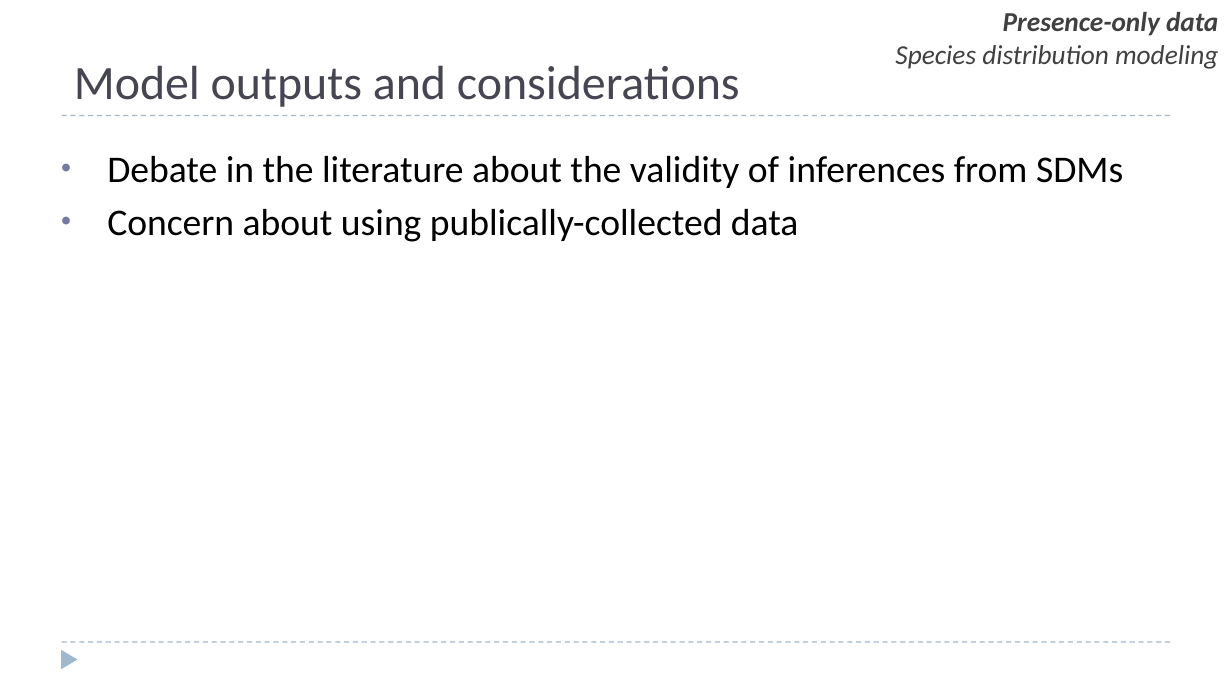
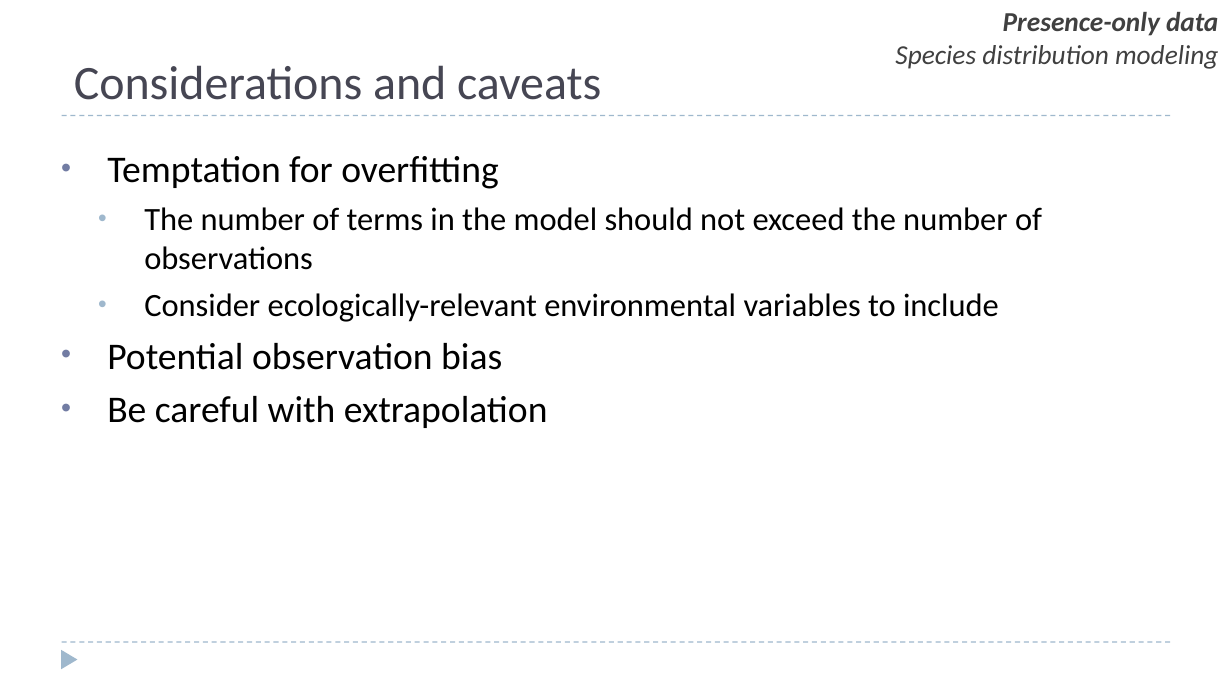
Before and after one commit to ssa200/ssa200.github.io, a slide deck: slide 8 of static/lectures/03_occ-data.pptx (slide 9 before the commit). Drawn at 1232x693 pixels with LibreOffice and Linux fonts; fonts in the diff are those of the drawing; background and template pictures are left out. Boxes give left, top, right and bottom in pixels: in the first picture for what was removed or moved away, otherwise in the second. Text is boxed around its words. In the diff, an @@ line names an element or a change of style, - is before the commit and + after.

```diff
--- a/static/lectures/03_occ-data.pptx
+++ b/static/lectures/03_occ-data.pptx
@@ title at (74, 65, 601, 100): text changed @@
-Model outputs and considerations
+Considerations and caveats
@@ text at (107, 156, 1042, 428): text changed; size 22 to 19 pt @@
-• Debate in the literature about the validity of inferences from SDMs
-• Concern about using publically-collected data
+• Temptation for overfitting
+  • The number of terms in the model should not exceed the number of observations
+  • Consider ecologically-relevant environmental variables to include
+• Potential observation bias
+• Be careful with extrapolation
```
Also in this commit, not shown: 3 other slides changed, 5 slides added, 3 slides removed, 9 other files.
